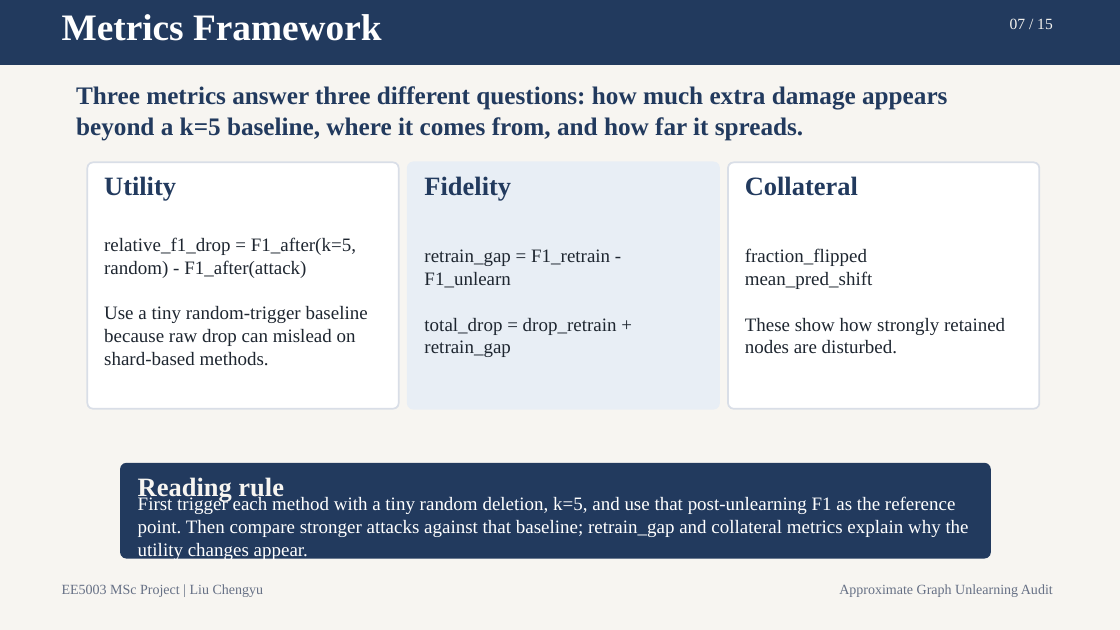
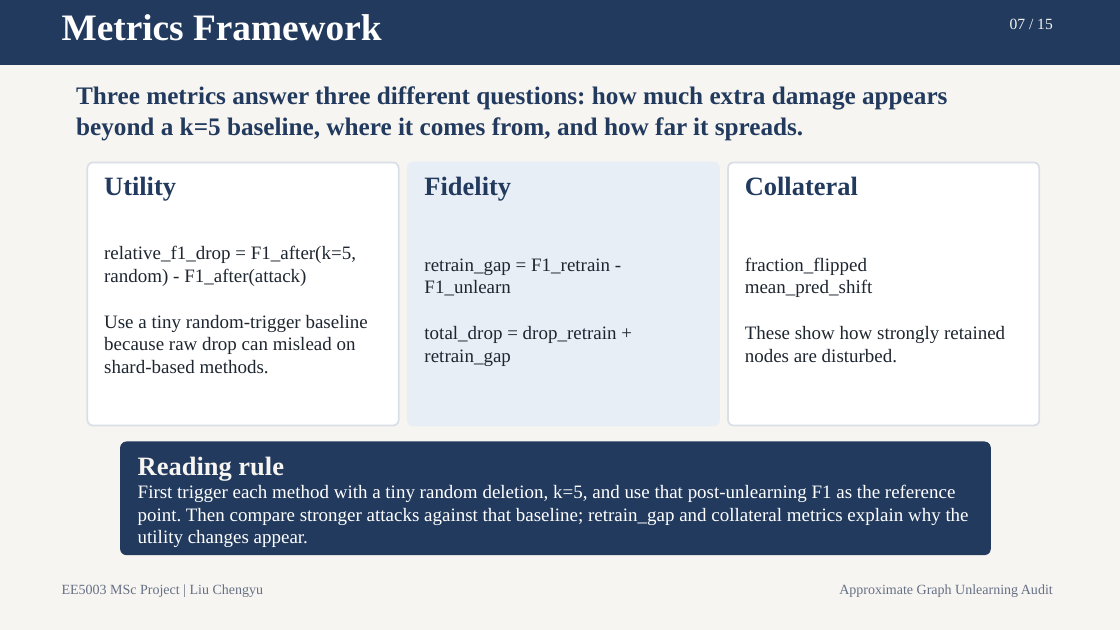
Before and after one commit to lelelelelelelelelelelelele/OpenGU, a slide deck: slide 7 of GULib-master/report/0417_5003report/ppt/out-export-check/final_15min_defense.pptx. Drawn at 1120x630 pixels with LibreOffice and Linux fonts; fonts in the diff are those of the drawing. Boxes give left, top, right and bottom in pixels: in the first picture for what was removed or moved away, otherwise in the second. Text is boxed around its words. In the diff, an @@ line names an element or a change of style, - is before the commit and + after.

```diff
--- a/GULib-master/report/0417_5003report/ppt/out-export-check/final_15min_defense.pptx
+++ b/GULib-master/report/0417_5003report/ppt/out-export-check/final_15min_defense.pptx
@@ rounded rectangle: place and size @@
-rounded rectangle at (87, 162, 399, 409)
+rounded rectangle at (87, 162, 399, 426)
@@ rounded rectangle: place and size @@
-rounded rectangle at (408, 162, 719, 409)
+rounded rectangle at (408, 162, 719, 426)
@@ rounded rectangle: place and size @@
-rounded rectangle at (728, 162, 1039, 409)
+rounded rectangle at (728, 162, 1039, 426)
@@ text "relative_f1_drop = F1_after(k=5, random) - ...": place and size @@
-text "relative_f1_drop = F1_after(k=5, random) - ..." at (104, 237, 368, 365)
+text "relative_f1_drop = F1_after(k=5, random) - ..." at (104, 245, 368, 373)
@@ text "retrain_gap = F1_retrain - F1_unlearn": place and size @@
-text "retrain_gap = F1_retrain - F1_unlearn" at (424, 249, 617, 357)
+text "retrain_gap = F1_retrain - F1_unlearn" at (424, 258, 617, 366)
@@ text "fraction_flipped": place and size @@
-text "fraction_flipped" at (745, 248, 1005, 354)
+text "fraction_flipped" at (745, 257, 1005, 363)
@@ proportions changed in 4 elements at (87, 162, 399, 426), (408, 162, 719, 426), (728, 162, 1039, 426), (121, 442, 990, 554) @@
@@ rounded rectangle: place and size @@
-rounded rectangle at (121, 464, 990, 558)
+rounded rectangle at (121, 442, 990, 554)
@@ text "Reading rule": place and size @@
-text "Reading rule" at (138, 477, 284, 502)
+text "Reading rule" at (138, 456, 284, 481)
@@ text "First trigger each method with ...": place and size @@
-text "First trigger each method with ..." at (138, 496, 969, 560)
+text "First trigger each method with ..." at (138, 484, 969, 547)
```
Also in this commit, not shown: 4 other slides changed, 8 other files.
